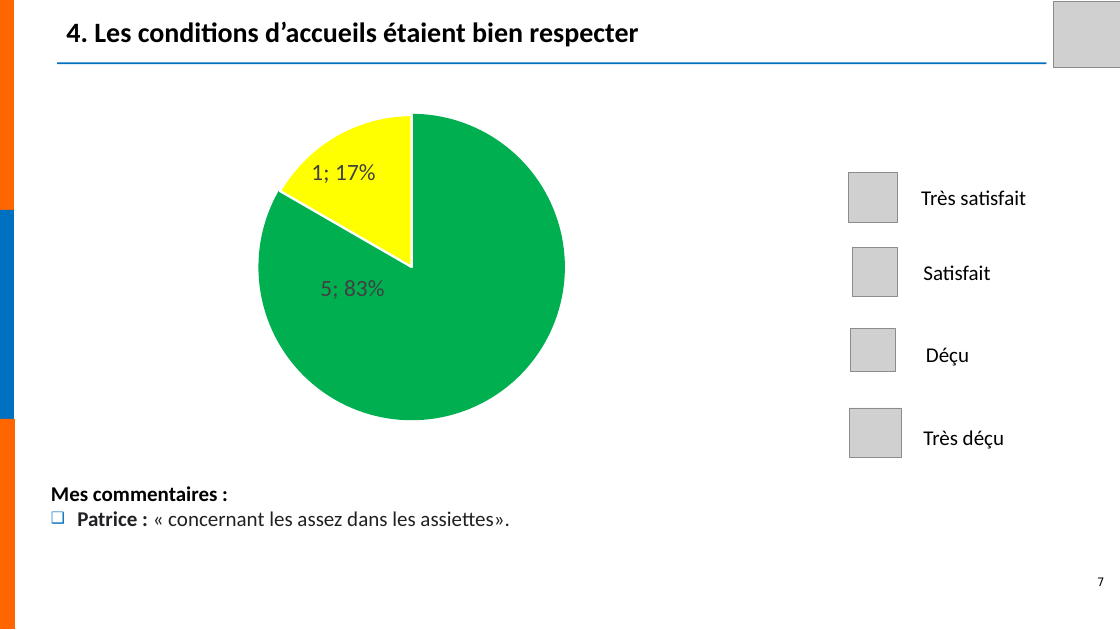
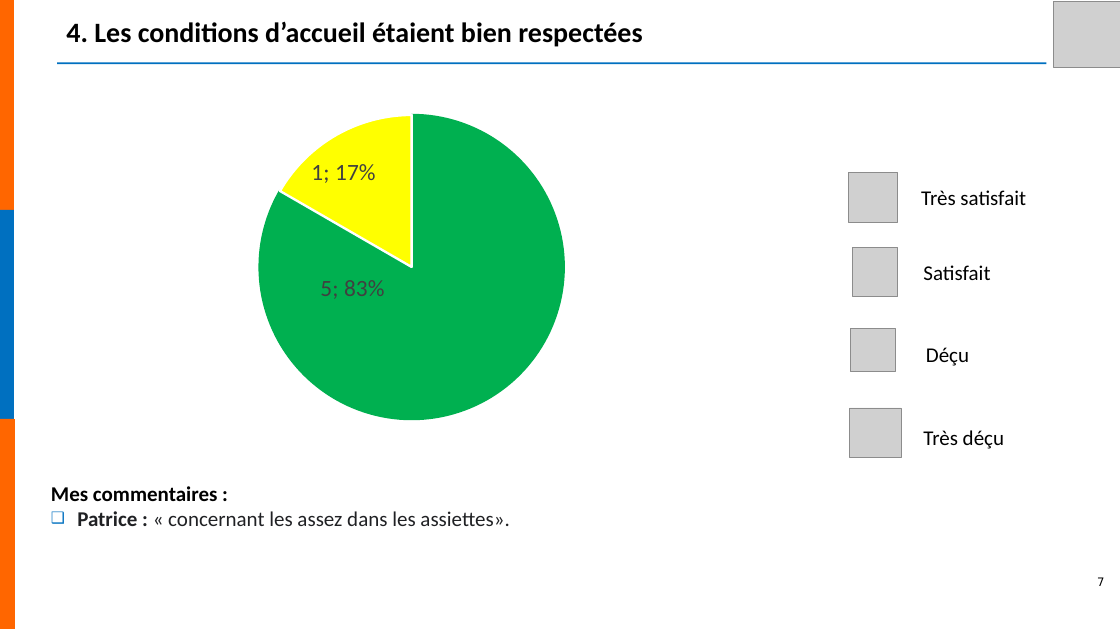
Before and after one commit to studio-catapulte/nefia-client-services, a slide deck: slide 7 of templates/analysis-block.pptx. Drawn at 1120x630 pixels with LibreOffice and Linux fonts; fonts in the diff are those of the drawing; grey boxes stand for pictures; background and template pictures are left out. Boxes give left, top, right and bottom in pixels: in the first picture for what was removed or moved away, otherwise in the second. Text is boxed around its words. In the diff, an @@ line names an element or a change of style, - is before the commit and + after.

```diff
--- a/templates/analysis-block.pptx
+++ b/templates/analysis-block.pptx
@@ text at [66, 21, 642, 47]: text changed @@
-4. Les conditions d’accueils étaient bien respecter
+4. Les conditions d’accueil étaient bien respectées
```
